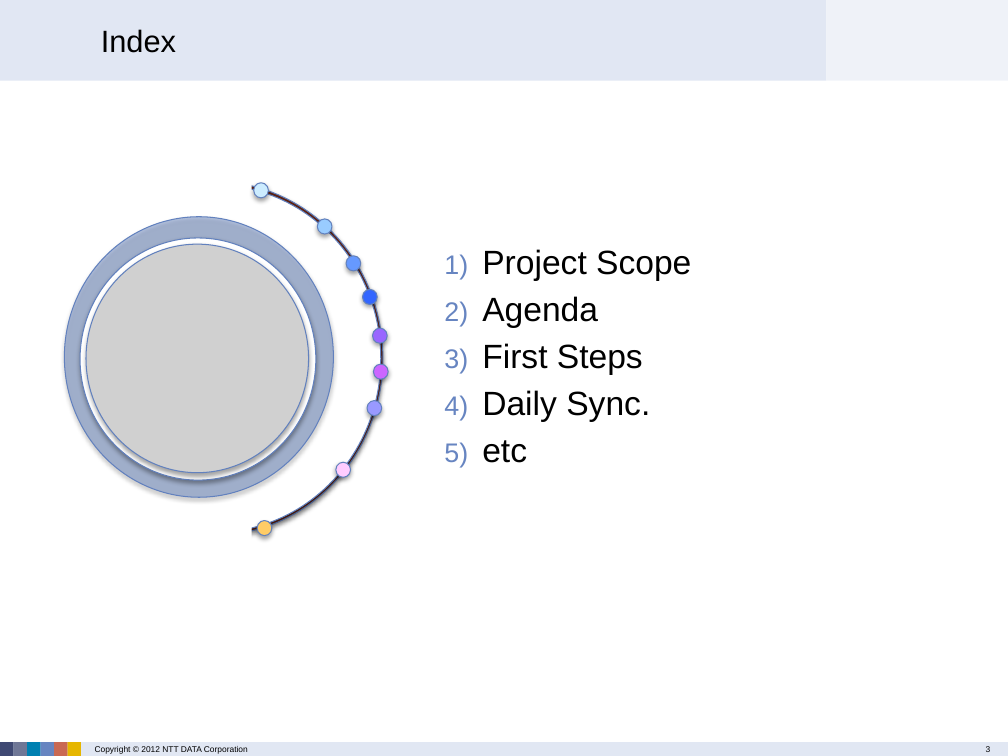
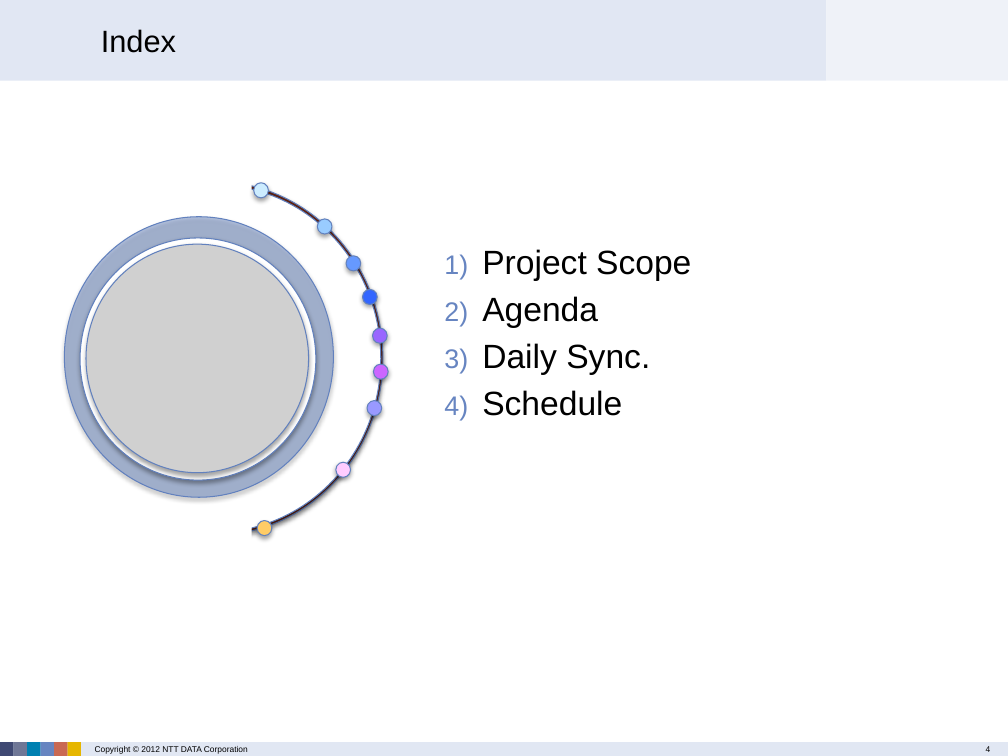
Before and after one commit to BogdanHerciu/ReqM_project, a slide deck: slide 4 of ProjectDocuments/05_Misc/00_Introduction.pptx (slide 3 before the commit). Drawn at 1008x756 pixels with LibreOffice and Linux fonts; fonts in the diff are those of the drawing; grey boxes stand for pictures; background and template pictures are left out. Boxes give left, top, right and bottom in pixels: in the first picture for what was removed or moved away, otherwise in the second. Text is boxed around its words. In the diff, an @@ line names an element or a change of style, - is before the commit and + after.

Commit message:
updated presentation

```diff
--- a/ProjectDocuments/05_Misc/00_Introduction.pptx
+++ b/ProjectDocuments/05_Misc/00_Introduction.pptx
@@ text at <box>482,343,643,375</box>: paragraph removed @@
-3) First Steps
@@ text at <box>482,390,622,416</box>: text changed @@
-5) etc
+4) Schedule
```
Also in this commit, not shown: 5 slides added.
